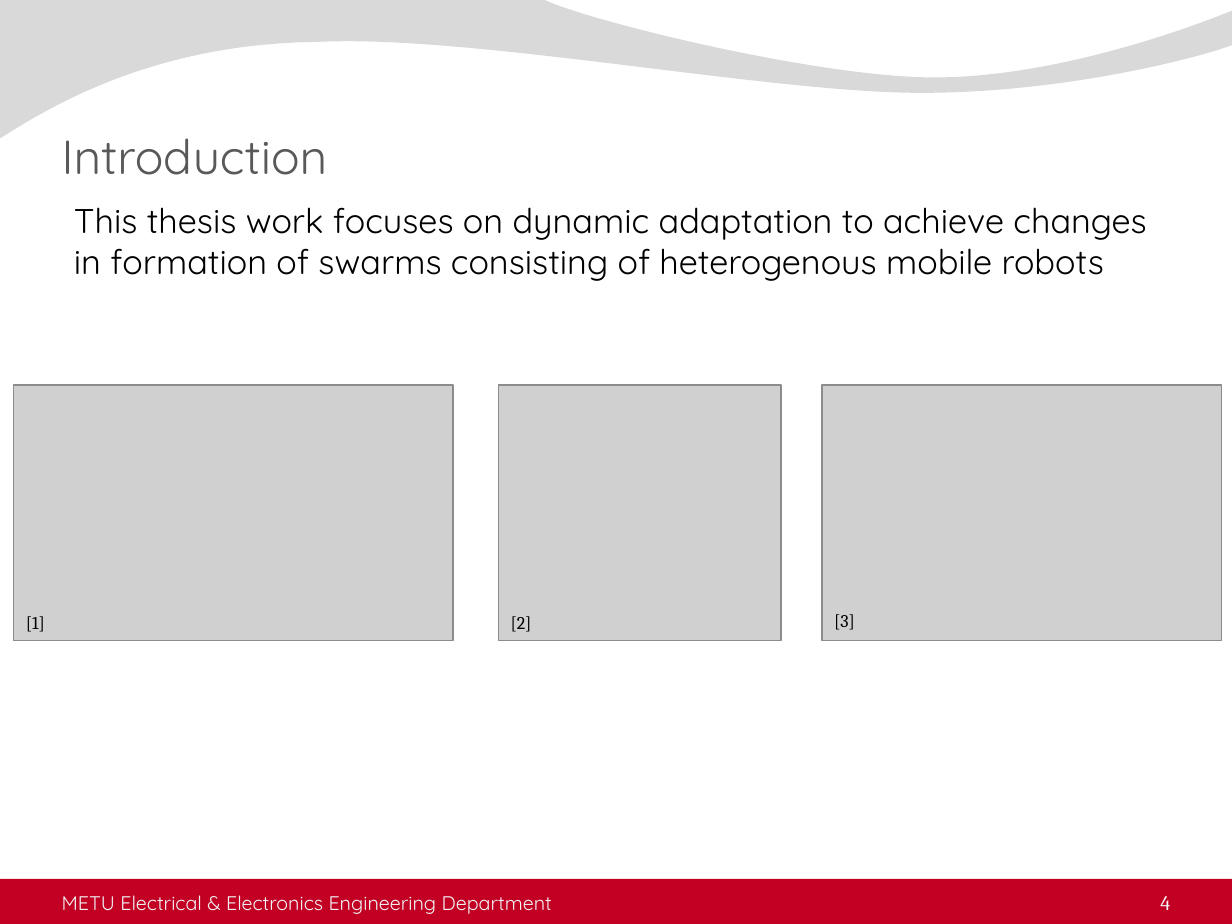
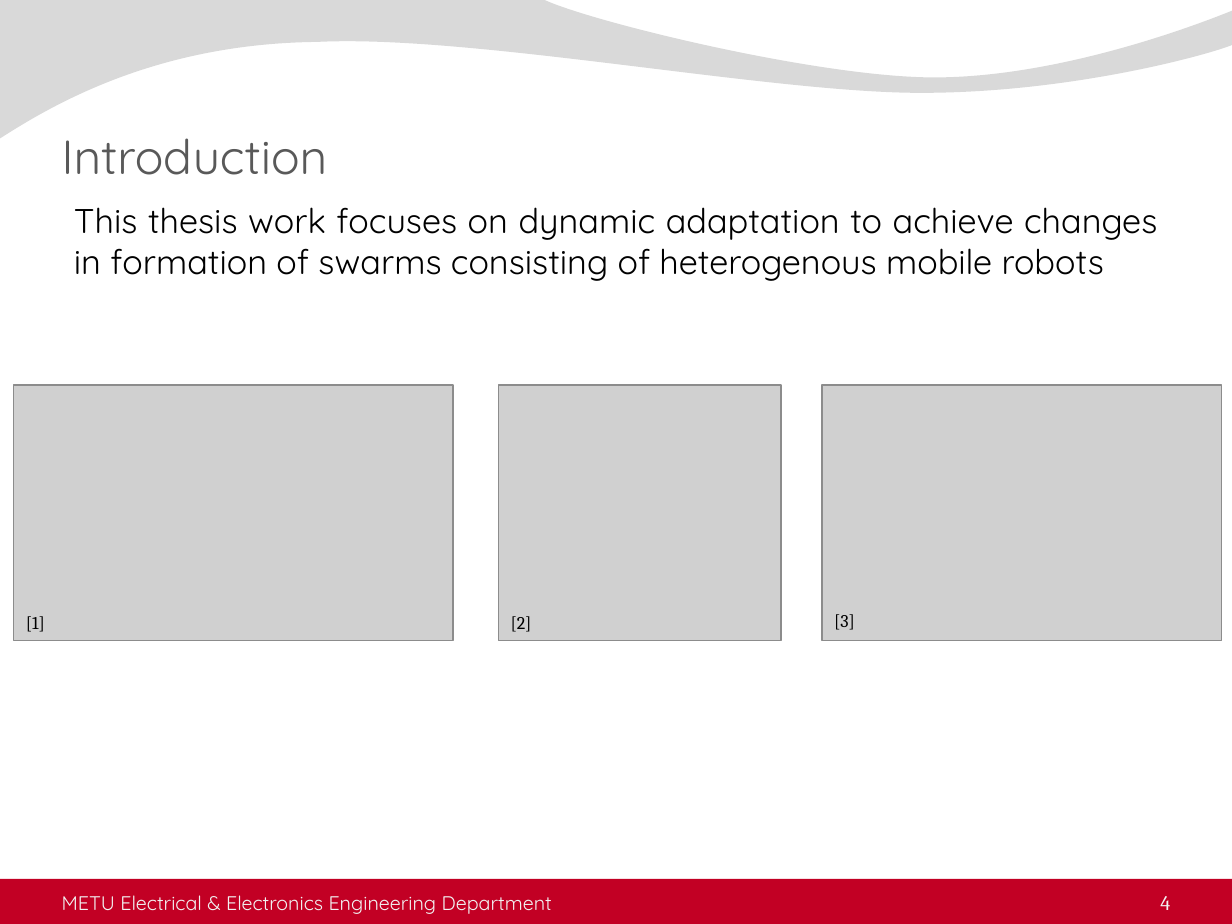
Before and after one commit to kadir4172/formation_control, a slide deck: slide 4 of juri_sunum.pptx. Drawn at 1232x924 pixels with LibreOffice and Linux fonts; fonts in the diff are those of the drawing; grey boxes stand for pictures; background and template pictures are left out. Boxes give left, top, right and bottom in pixels: in the first picture for what was removed or moved away, otherwise in the second. Text is boxed around its words. In the diff, an @@ line names an element or a change of style, - is before the commit and + after.

```diff
--- a/juri_sunum.pptx
+++ b/juri_sunum.pptx
@@ text "This thesis work focuses on ..." at [74,207,1157,281]: alignment left to justified @@
```
Also in this commit, not shown: 4 other slides changed, 12 slides added.
